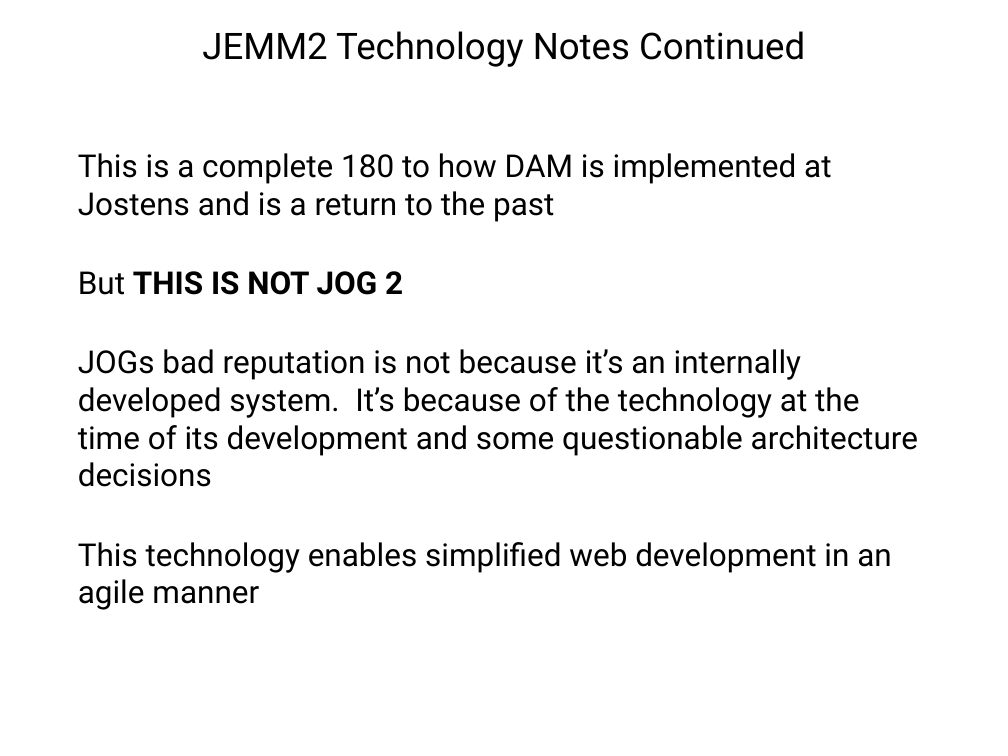
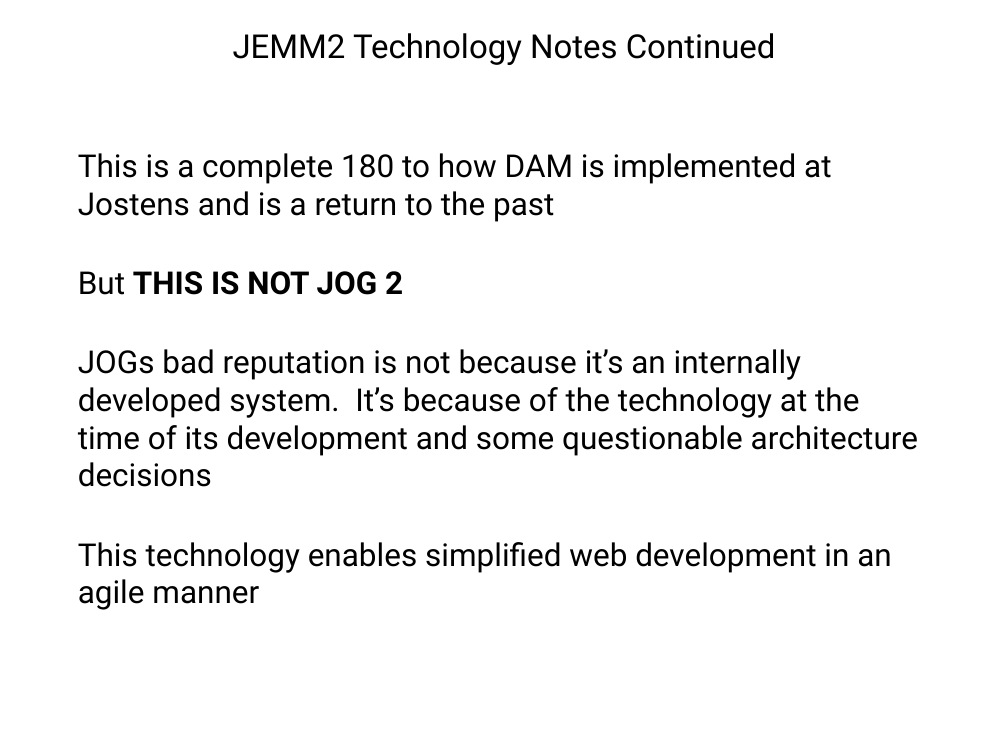
Before and after one commit to wshromoff/SOL, a slide deck: slide 14 of Files/Metadata_Groupings/Tables.pptx. Drawn at 1008x756 pixels with LibreOffice and Linux fonts; fonts in the diff are those of the drawing. Boxes give left, top, right and bottom in pixels: in the first picture for what was removed or moved away, otherwise in the second. Text is boxed around its words. In the diff, an @@ line names an element or a change of style, - is before the commit and + after.

```diff
--- a/Files/Metadata_Groupings/Tables.pptx
+++ b/Files/Metadata_Groupings/Tables.pptx
@@ title "JEMM2 Technology Notes Continued" at bbox=[233, 33, 776, 65]: size 37.2 to 33.5 pt @@
```
Also in this commit, not shown: 9 other slides changed, 1 slide added, 2 other files.
